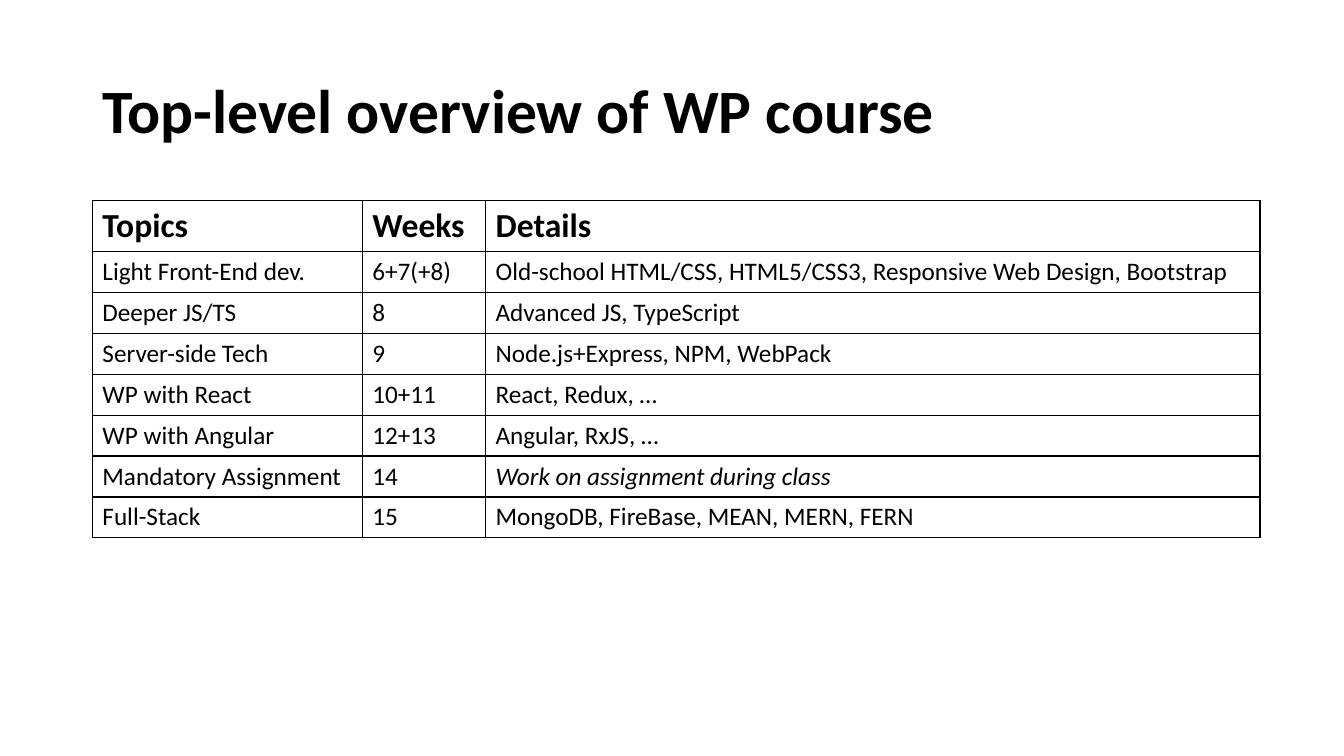
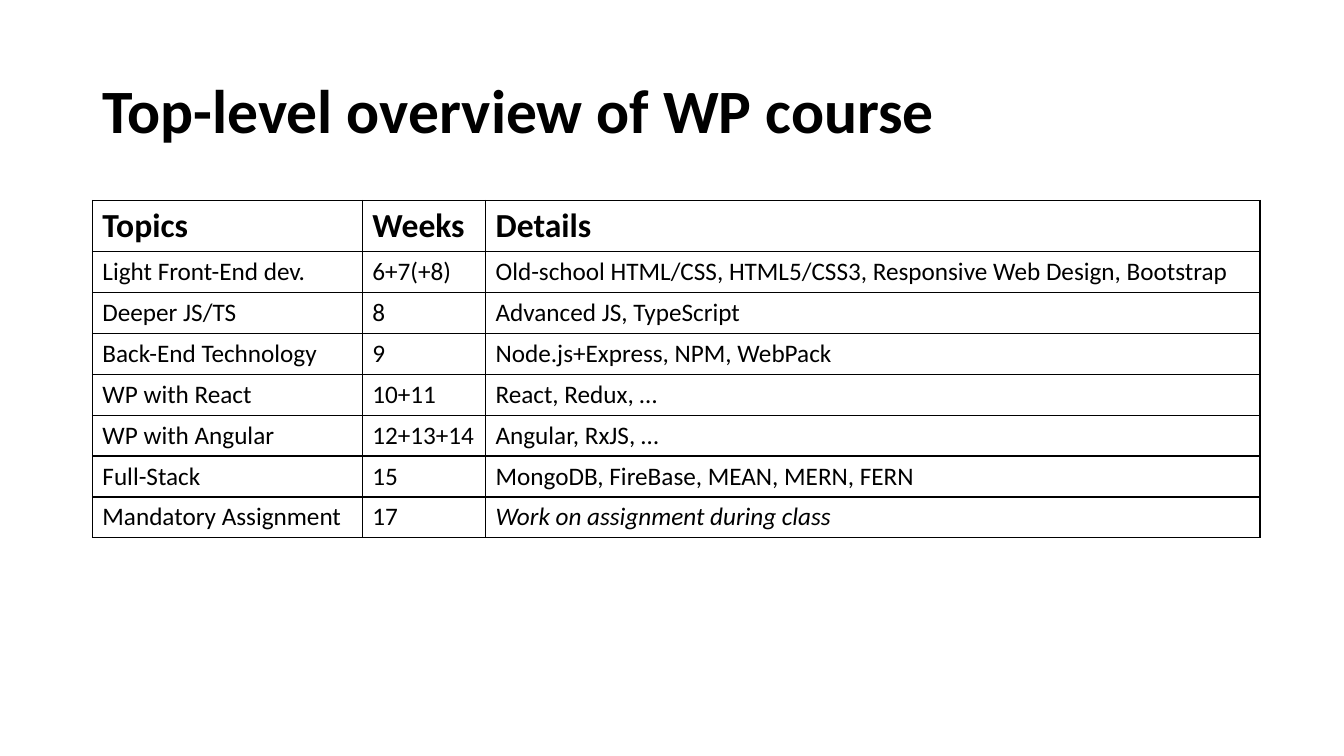
Before and after one commit to perl-easj/WebProg, a slide deck: slide 10 of 10_Intro/WebProg_Intro.pptx. Drawn at 1344x756 pixels with LibreOffice and Linux fonts; fonts in the diff are those of the drawing. Boxes give left, top, right and bottom in pixels: in the first picture for what was removed or moved away, otherwise in the second. Text is boxed around its words. In the diff, an @@ line names an element or a change of style, - is before the commit and + after.

```diff
--- a/10_Intro/WebProg_Intro.pptx
+++ b/10_Intro/WebProg_Intro.pptx
@@ table at (93, 201, 1260, 537) @@
-row 4, column 1: Server-side Tech
+row 4, column 1: Back-End Technology
-row 6: WP with Angular | 12+13 | Angular, RxJS, …
-row 7: Mandatory Assignment | 14 | Work on assignment during class
+row 6: WP with Angular | 12+13+14 | Angular, RxJS, …
+row 8: Mandatory Assignment | 17 | Work on assignment during class
```
Also in this commit, not shown: 1 other slide changed, 5 other files.
